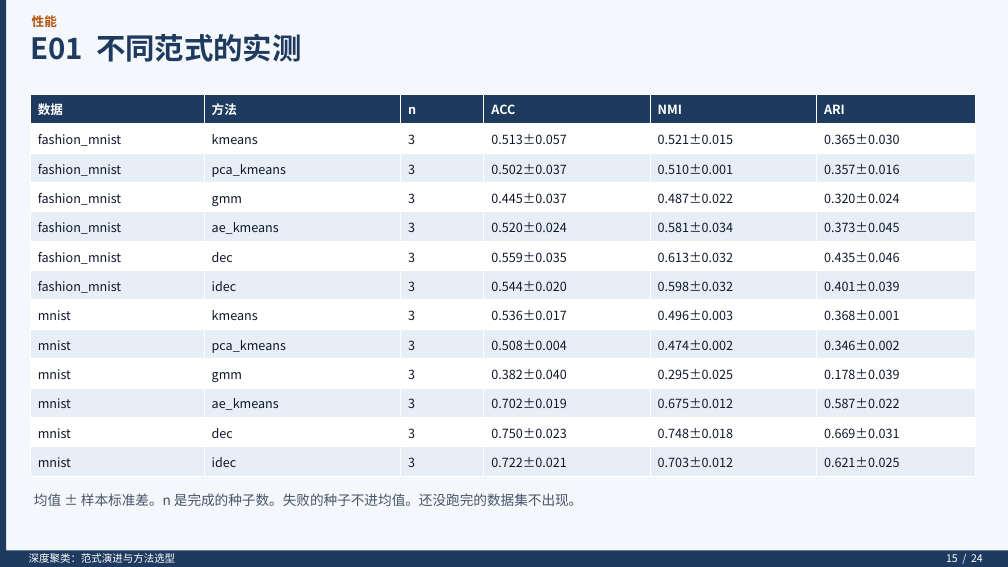
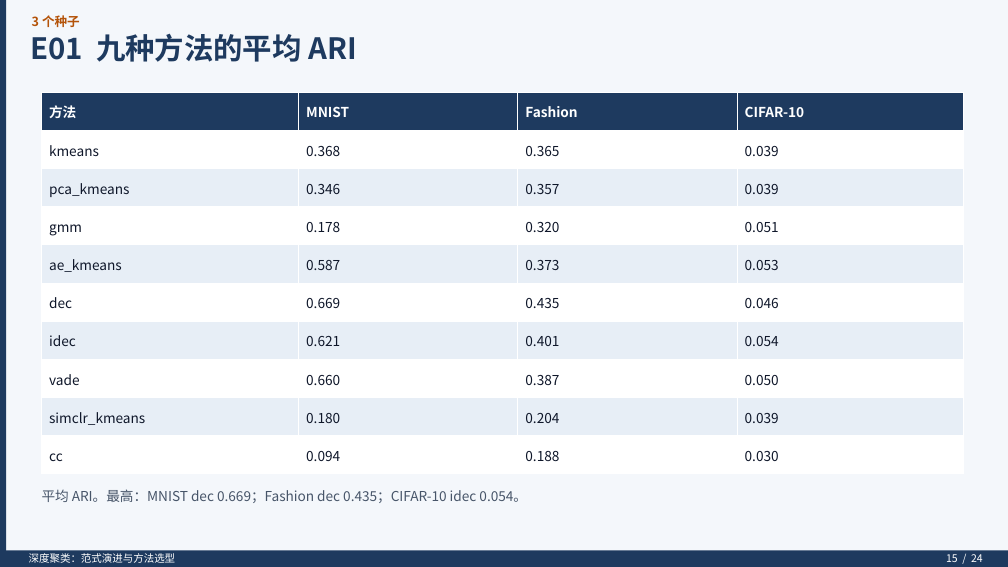
Before and after one commit to KQYaili/DeepClustering-Survey, a slide deck: slide 15 of presentation/DeepClustering-Survey.pptx. Drawn at 1008x567 pixels with LibreOffice and Linux fonts; fonts in the diff are those of the drawing. Boxes give left, top, right and bottom in pixels: in the first picture for what was removed or moved away, otherwise in the second. Text is boxed around its words. In the diff, an @@ line names an element or a change of style, - is before the commit and + after.

```diff
--- a/presentation/DeepClustering-Survey.pptx
+++ b/presentation/DeepClustering-Survey.pptx
@@ text at (32,15,80,27): text changed @@
-性能
+3 个种子
@@ text at (30,33,357,62): text changed @@
-E01 不同范式的实测
+E01 九种方法的平均 ARI
@@ table at (42,92,964,474) @@
-数据 | 方法 | n | ACC | NMI | ARI
-fashion_mnist | kmeans | 3 | 0.513±0.057 | 0.521±0.015 | 0.365±0.030
-fashion_mnist | pca_kmeans | 3 | 0.502±0.037 | 0.510±0.001 | 0.357±0.016
-fashion_mnist | gmm | 3 | 0.445±0.037 | 0.487±0.022 | 0.320±0.024
-fashion_mnist | ae_kmeans | 3 | 0.520±0.024 | 0.581±0.034 | 0.373±0.045
-fashion_mnist | dec | 3 | 0.559±0.035 | 0.613±0.032 | 0.435±0.046
-fashion_mnist | idec | 3 | 0.544±0.020 | 0.598±0.032 | 0.401±0.039
-mnist | kmeans | 3 | 0.536±0.017 | 0.496±0.003 | 0.368±0.001
-mnist | pca_kmeans | 3 | 0.508±0.004 | 0.474±0.002 | 0.346±0.002
-mnist | gmm | 3 | 0.382±0.040 | 0.295±0.025 | 0.178±0.039
-mnist | ae_kmeans | 3 | 0.702±0.019 | 0.675±0.012 | 0.587±0.022
-mnist | dec | 3 | 0.750±0.023 | 0.748±0.018 | 0.669±0.031
-mnist | idec | 3 | 0.722±0.021 | 0.703±0.012 | 0.621±0.025
+方法 | MNIST | Fashion | CIFAR-10
+kmeans | 0.368 | 0.365 | 0.039
+pca_kmeans | 0.346 | 0.357 | 0.039
+gmm | 0.178 | 0.320 | 0.051
+ae_kmeans | 0.587 | 0.373 | 0.053
+dec | 0.669 | 0.435 | 0.046
+idec | 0.621 | 0.401 | 0.054
+vade | 0.660 | 0.387 | 0.050
+simclr_kmeans | 0.180 | 0.204 | 0.039
+cc | 0.094 | 0.188 | 0.030
@@ table: place and size @@
-table at (30,95,975,476)
+table at (42,92,964,474)
@@ text at (42,489,527,503): text changed @@
-均值 ± 样本标准差。n 是完成的种子数。失败的种子不进均值。还没跑完的数据集不出现。
+平均 ARI。最高：MNIST dec 0.669；Fashion dec 0.435；CIFAR-10 idec 0.054。
```
Also in this commit, not shown: 3 other slides changed, 1 slide added, 1 slide removed, 1 other file.
